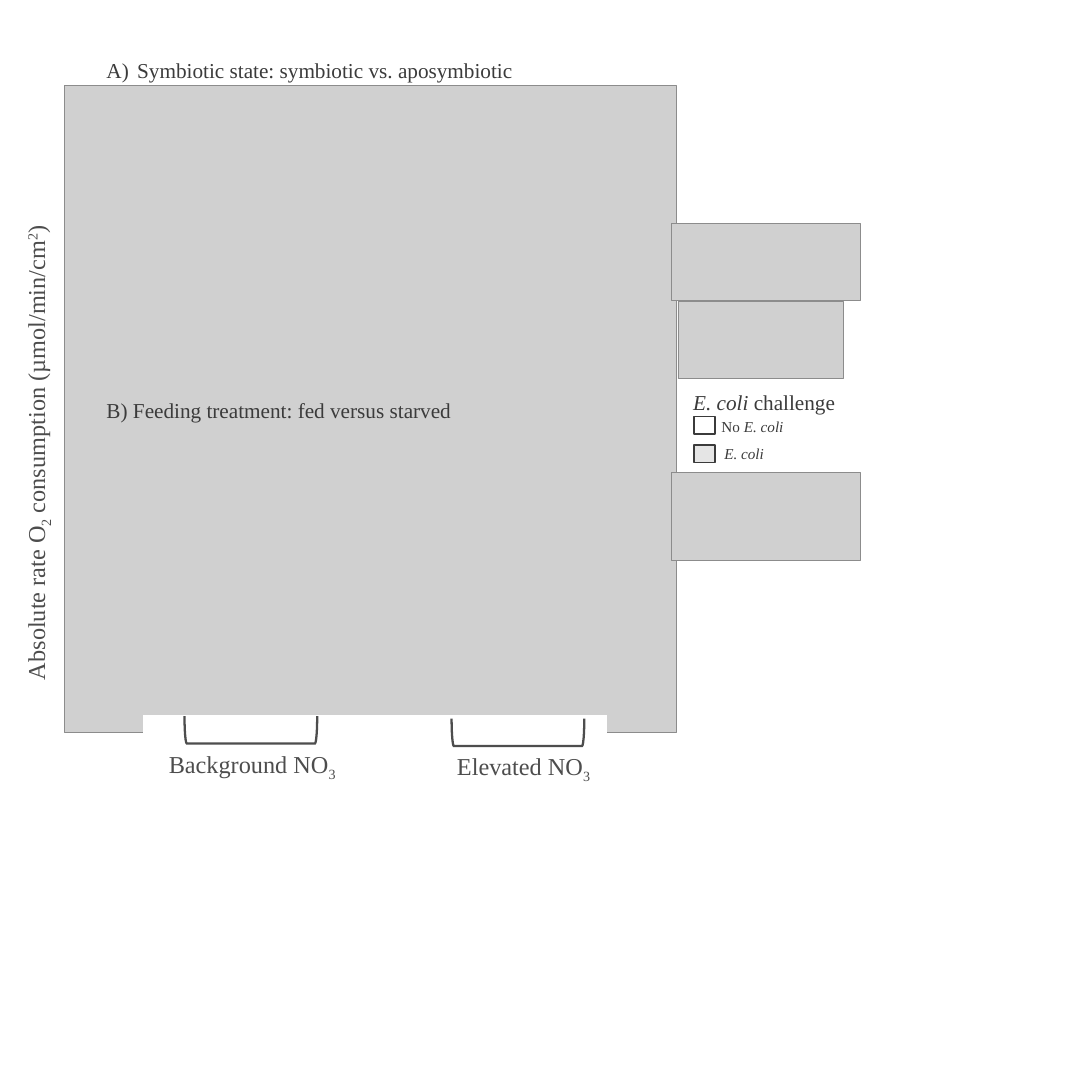
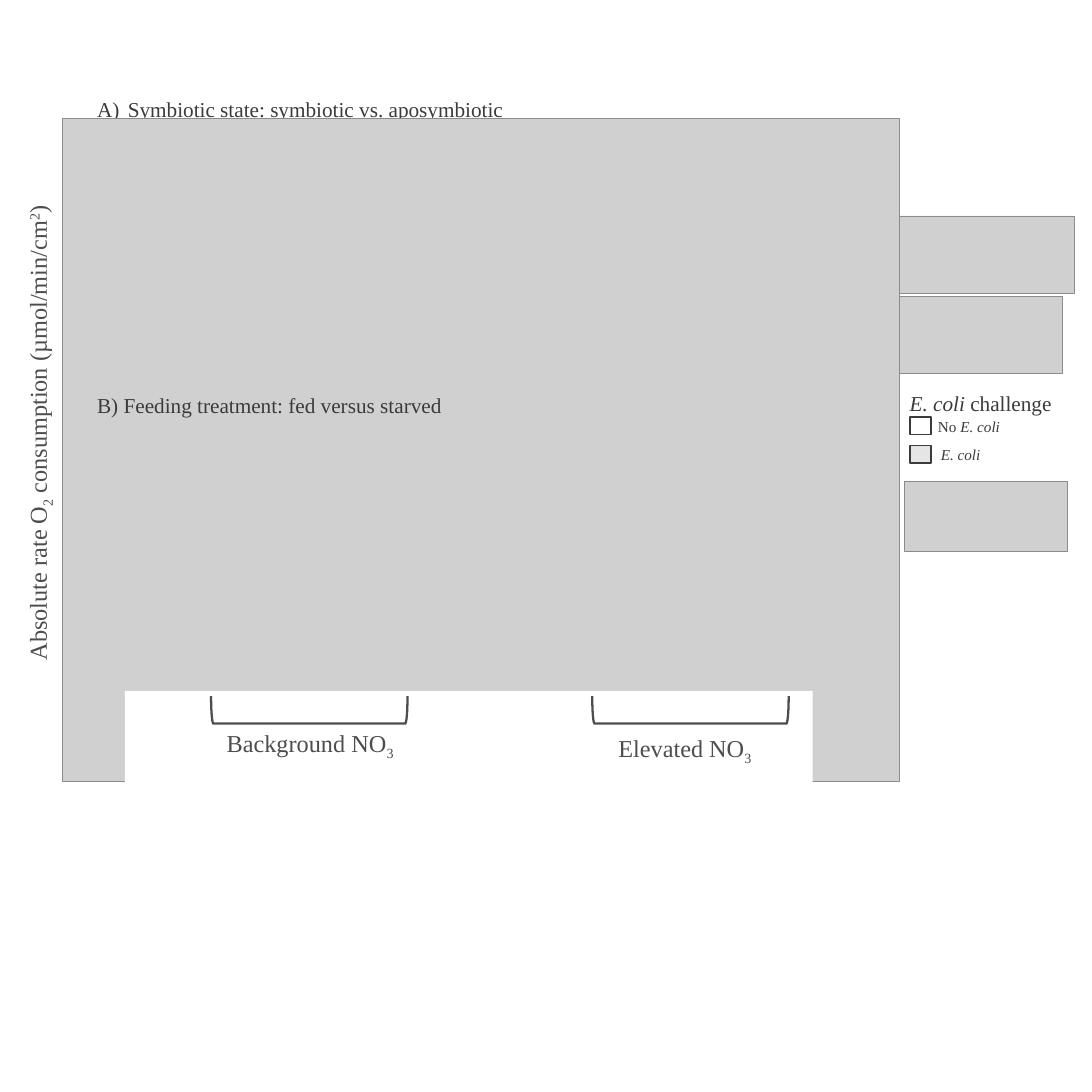
Before and after one commit to Caroline-Ianniello/Astrangia_nutrient_stressors_Rotjan_lab, a slide deck: slide 2 of Figures/ECOTOX_FIGURES.pptx (slide 1 before the commit). Drawn at 1092x1092 pixels with LibreOffice and Linux fonts; fonts in the diff are those of the drawing; grey boxes stand for pictures; background and template pictures are left out. Boxes give left, top, right and bottom in pixels: in the first picture for what was removed or moved away, otherwise in the second. Text is boxed around its words. In the diff, an @@ line names an element or a change of style, - is before the commit and + after.

Commit message:
Updated RGB and edited in figures ppt file

```diff
--- a/Figures/ECOTOX_FIGURES.pptx
+++ b/Figures/ECOTOX_FIGURES.pptx
@@ rectangle "Absolute rate O2 consumption (µmol/min/cm2)": place and size @@
-rectangle "Absolute rate O2 consumption (µmol/min/cm2)" at (18, 101, 53, 685)
+rectangle "Absolute rate O2 consumption (µmol/min/cm2)" at (20, 81, 55, 666)
@@ picture: place and size @@
-picture at (64, 86, 676, 733)
+picture at (62, 118, 899, 781)
@@ text "Symbiotic state: symbiotic vs. aposymbiotic": place and size @@
-text "Symbiotic state: symbiotic vs. aposymbiotic" at (137, 63, 512, 83)
+text "Symbiotic state: symbiotic vs. aposymbiotic" at (128, 102, 503, 122)
@@ picture: place and size @@
-picture at (672, 223, 860, 300)
+picture at (885, 216, 1073, 293)
@@ picture: place and size @@
-picture at (678, 301, 843, 378)
+picture at (897, 296, 1062, 373)
@@ text "B) Feeding treatment: fed versus ...": place and size @@
-text "B) Feeding treatment: fed versus ..." at (106, 403, 451, 423)
+text "B) Feeding treatment: fed versus ..." at (97, 398, 441, 418)
@@ 3 texts, 2 freeform shapes: place and size @@
-3 texts, 2 freeform shapes at (693, 395, 835, 462)
+3 texts, 2 freeform shapes at (910, 396, 1051, 463)
@@ picture removed at (672, 473, 860, 560) @@
@@ picture added at (904, 482, 1067, 551) @@
@@ rectangle added at (125, 691, 813, 829), fill #FFFFFF @@
@@ rectangle removed at (144, 716, 607, 745) @@
@@ left bracket: place and size @@
-left bracket at (184, 716, 317, 743)
+left bracket at (211, 696, 407, 723)
@@ left bracket: place and size @@
-left bracket at (452, 719, 584, 746)
+left bracket at (592, 696, 789, 723)
@@ rectangle "Background NO3": place and size @@
-rectangle "Background NO3" at (163, 746, 400, 781)
+rectangle "Background NO3" at (221, 725, 458, 760)
@@ rectangle "Elevated NO3": place and size @@
-rectangle "Elevated NO3" at (452, 749, 607, 784)
+rectangle "Elevated NO3" at (613, 730, 768, 765)
```
Also in this commit, not shown: 1 other slide changed, 4 slides added, 19 other files.
